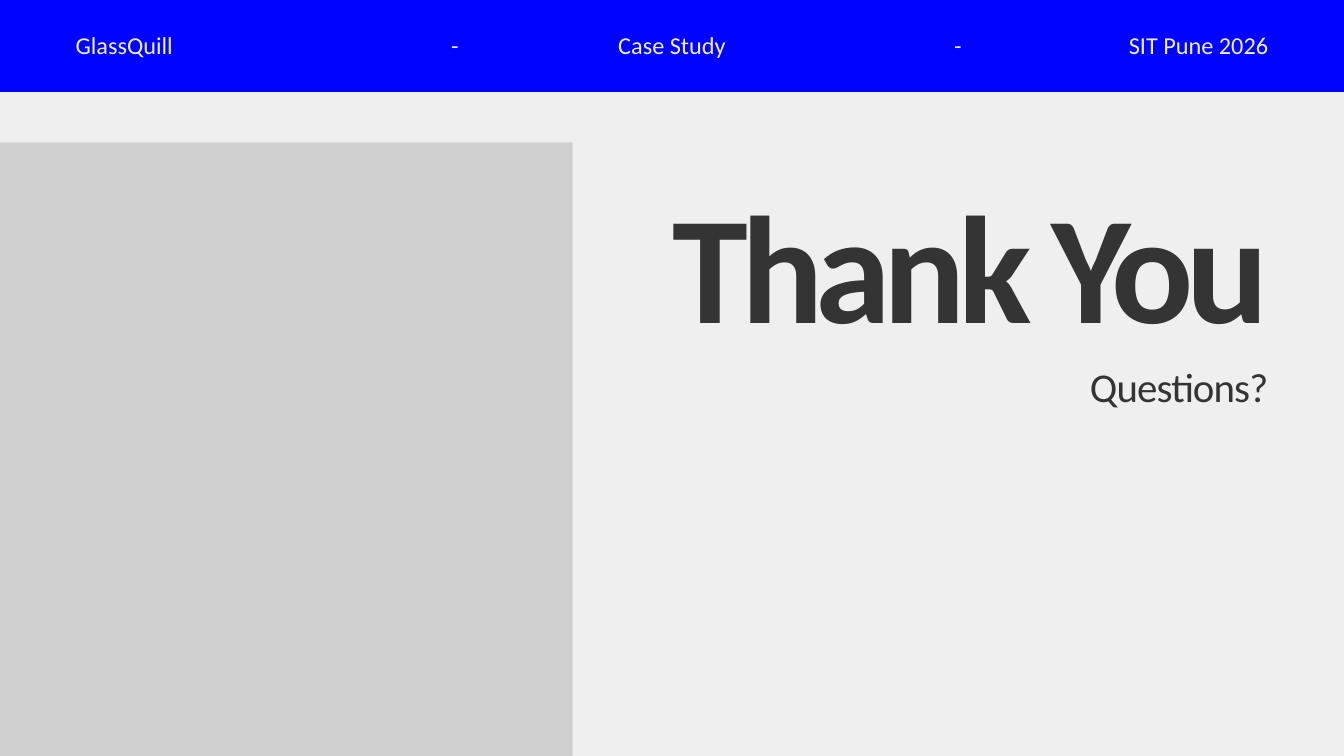
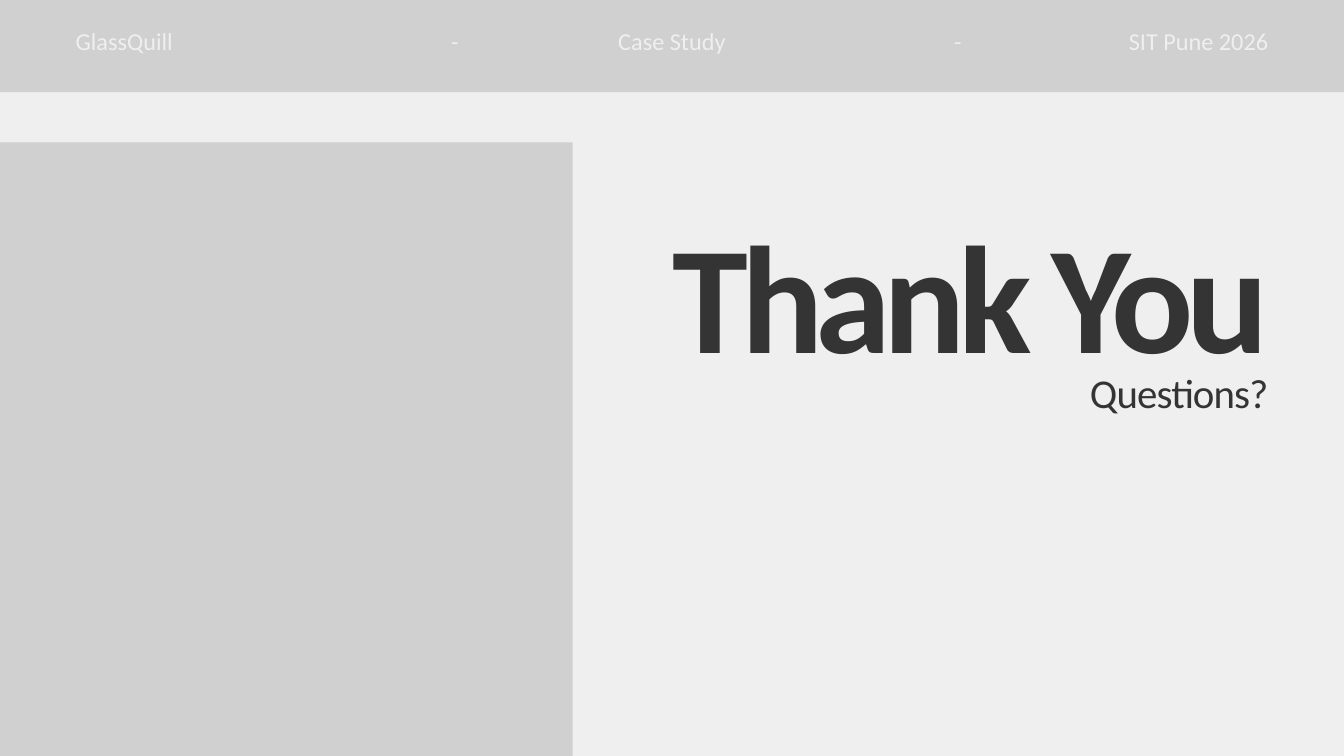
Before and after one commit to ThatOneRahul/glassquill, a slide deck: slide 18 of submissions/GlassQuill_Presentation.pptx. Drawn at 1344x756 pixels with LibreOffice and Linux fonts; fonts in the diff are those of the drawing; grey boxes stand for pictures. Boxes give left, top, right and bottom in pixels: in the first picture for what was removed or moved away, otherwise in the second. Text is boxed around its words. In the diff, an @@ line names an element or a change of style, - is before the commit and + after.

```diff
--- a/submissions/GlassQuill_Presentation.pptx
+++ b/submissions/GlassQuill_Presentation.pptx
@@ freeform shape removed at [0,0,1344,92] @@
@@ picture added at [0,0,1344,92] @@
@@ text "-" rewrapped from [403,26,507,58] to [403,21,507,58] @@
@@ text "-" rewrapped from [907,26,1010,58] to [907,21,1010,58] @@
@@ text removed at [76,37,173,58] @@
-GlassQuill
@@ text removed at [618,37,726,58] @@
-Case Study
@@ text removed at [1129,37,1268,54] @@
-SIT Pune 2026
@@ text "Thank You" rewrapped from [673,215,1269,324] to [673,245,1269,389] @@
@@ text "Questions?": place and size @@
-text "Questions?" at [1090,374,1268,408]
+text "Questions?" at [1090,380,1268,414]
```
Also in this commit, not shown: 17 other slides changed, 3 other files.
